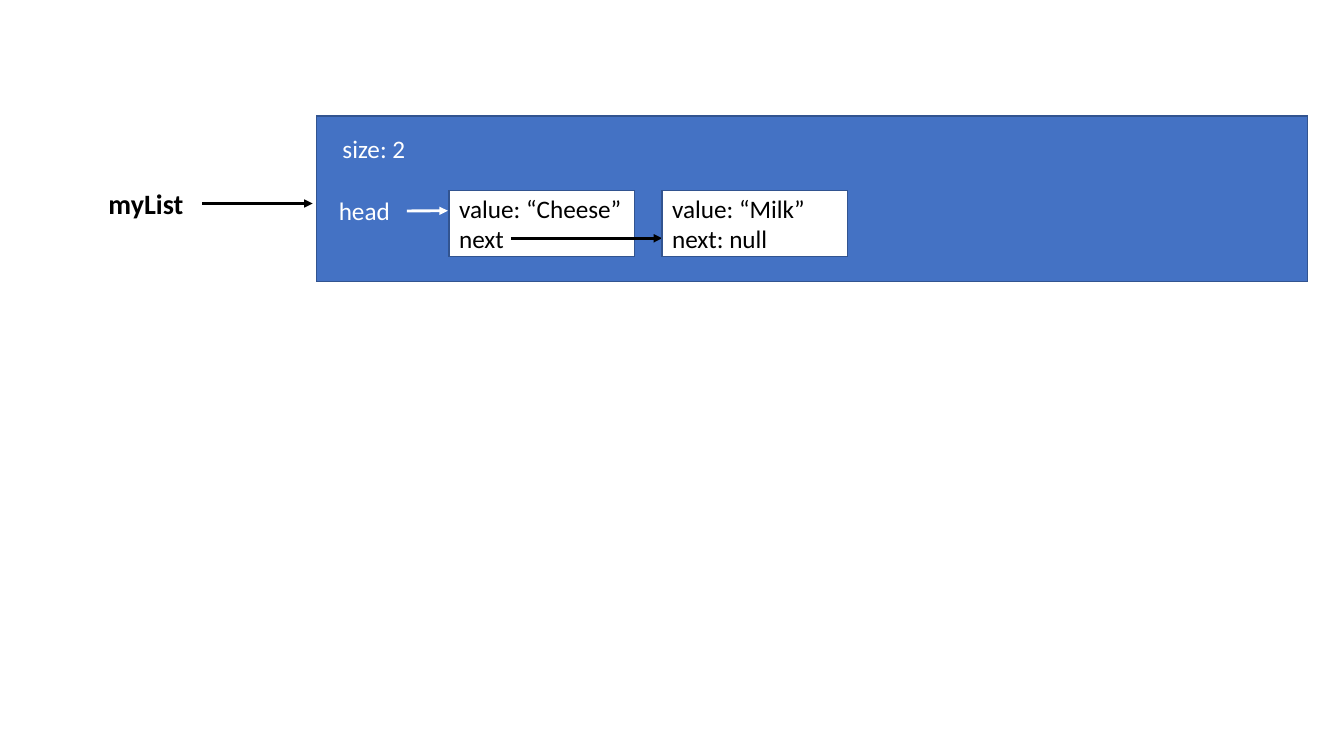
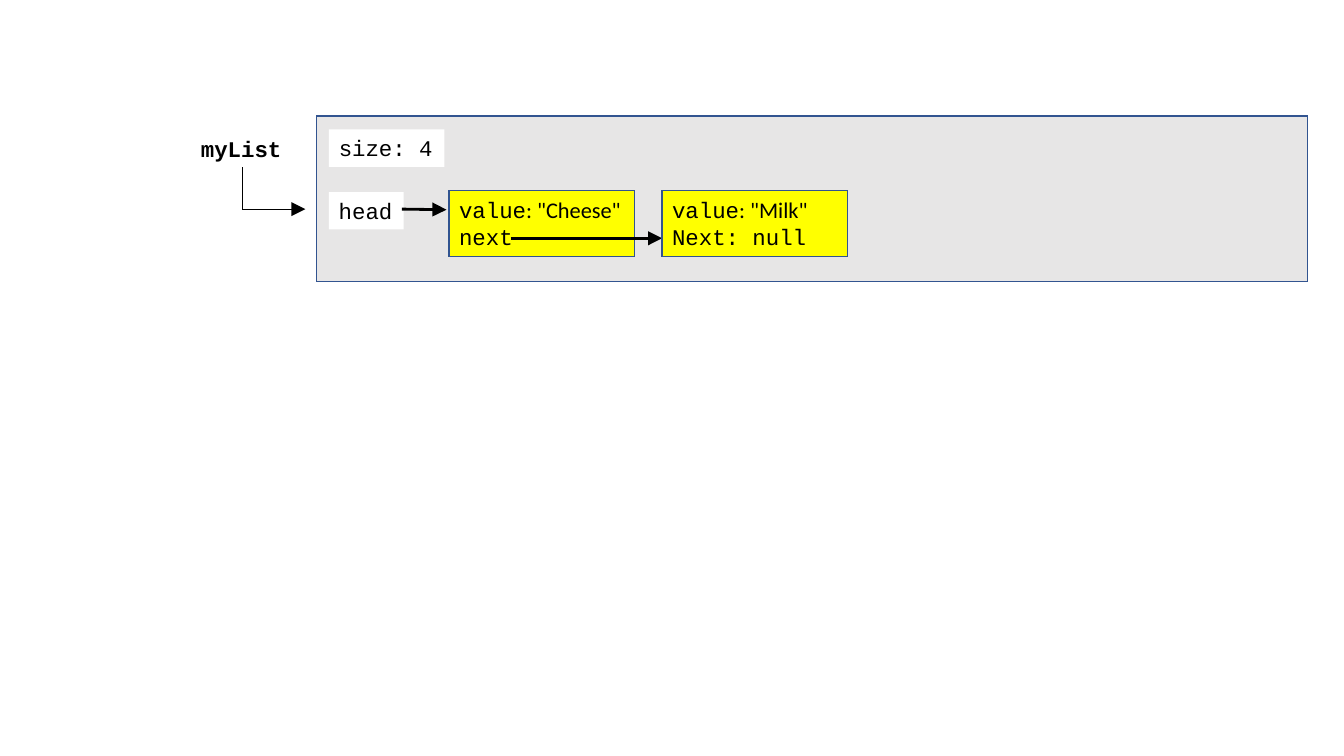
Before and after one commit to cs1302uga/cs1302-tutorials, a slide deck: slide 1 of adt-and-links/res/Linked3.pptx. Drawn at 1344x756 pixels with LibreOffice and Linux fonts; fonts in the diff are those of the drawing. Boxes give left, top, right and bottom in pixels: in the first picture for what was removed or moved away, otherwise in the second. Text is boxed around its words. In the diff, an @@ line names an element or a change of style, - is before the commit and + after.

```diff
--- a/adt-and-links/res/Linked3.pptx
+++ b/adt-and-links/res/Linked3.pptx
@@ rectangle at [317, 116, 1308, 281]: fill #4472C4 to #E7E6E6 @@
@@ text "myList": place and size @@
-text "myList" at [108, 194, 183, 219]
+text "myList" at [201, 141, 281, 162]
@@ text "myList" at [201, 141, 281, 162]: size 20 to 16 pt, font Calibri to Courier New @@
@@ rectangle "size: 4": place and size @@
-rectangle "size: 4" at [342, 140, 405, 158]
+rectangle "size: 4" at [329, 129, 445, 166]
@@ rectangle "size: 4" at [329, 129, 445, 166]: fill none to #FFFFFF @@
@@ text in rectangle at [339, 140, 432, 157]: text changed; size 18 to 16 pt; font Calibri to Courier New; text colour #FFFFFF to #000000 @@
-size: 2
+size: 4
@@ elbow arrow added from (242, 167) to (306, 209), #000000 0.5 pt @@
@@ arrow removed from (203, 204) to (313, 204) @@
@@ rectangle "head": place and size @@
-rectangle "head" at [339, 202, 390, 220]
+rectangle "head" at [329, 193, 403, 230]
@@ rectangle "head" at [329, 193, 403, 230]: size 18 to 16 pt, font Calibri to Courier New, text colour #FFFFFF to #000000; fill none to #FFFFFF @@
@@ arrow moved from (407, 211) - (448, 211) to (402, 209) - (447, 210) @@
@@ arrow (402, 209) - (447, 210): stroke #FFFFFF 2 pt to #000000 2 pt @@
@@ rectangle "value: "Cheese"" at [450, 191, 635, 256]: fill #FFFFFF to #FFFF00 @@
@@ text in rectangle at [459, 202, 621, 219]: text changed; size 18 to 16 pt @@
-value: “Cheese”
+value: "Cheese"
@@ rectangle "value: "Milk"" at [662, 191, 848, 256]: fill #FFFFFF to #FFFF00 @@
@@ text in rectangle at [672, 202, 807, 246]: text changed; size 18 to 16 pt; font Calibri to Courier New @@
-value: “Milk”
-next: null
+value: "Milk"
+Next: null
@@ text in rectangle at [459, 230, 513, 246]: size 18 to 16 pt, font Calibri to Courier New in "next" @@
```
Also in this commit, not shown: 9 other files.
